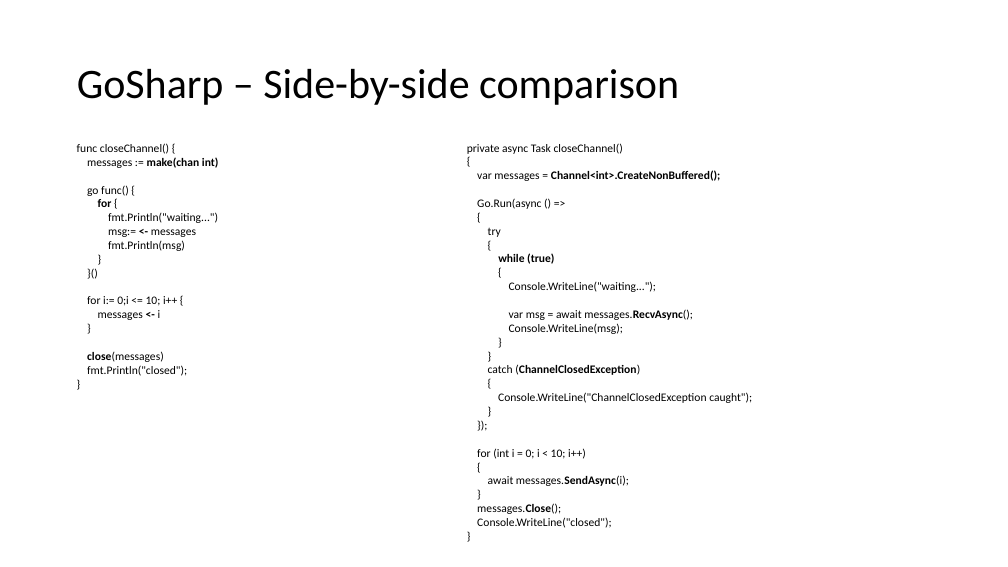
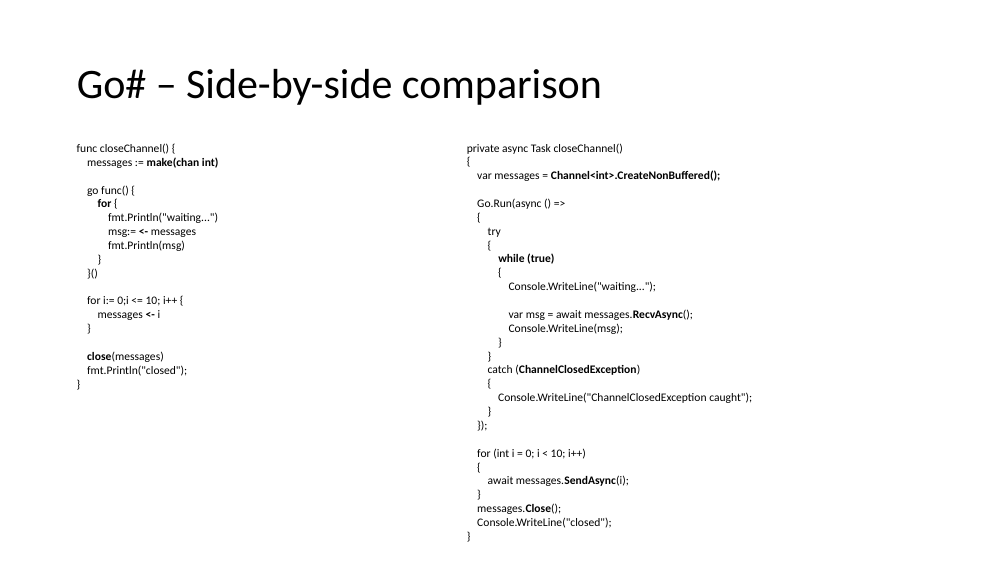
Before and after one commit to kpocza/GoSharp, a slide deck: slide 27 of talks/szszk20180512/SzSzK180512_GoSharp.odp. Drawn at 1008x567 pixels with LibreOffice and Linux fonts; fonts in the diff are those of the drawing. Boxes give left, top, right and bottom in pixels: in the first picture for what was removed or moved away, otherwise in the second. Text is boxed around its words. In the diff, an @@ line names an element or a change of style, - is before the commit and + after.

```diff
--- a/talks/szszk20180512/SzSzK180512_GoSharp.odp
+++ b/talks/szszk20180512/SzSzK180512_GoSharp.odp
@@ title at bbox=[77, 69, 602, 105]: text changed @@
-GoSharp – Side-by-side comparison
+Go# – Side-by-side comparison
```
Also in this commit, not shown: 19 other slides changed, 1 other file.
